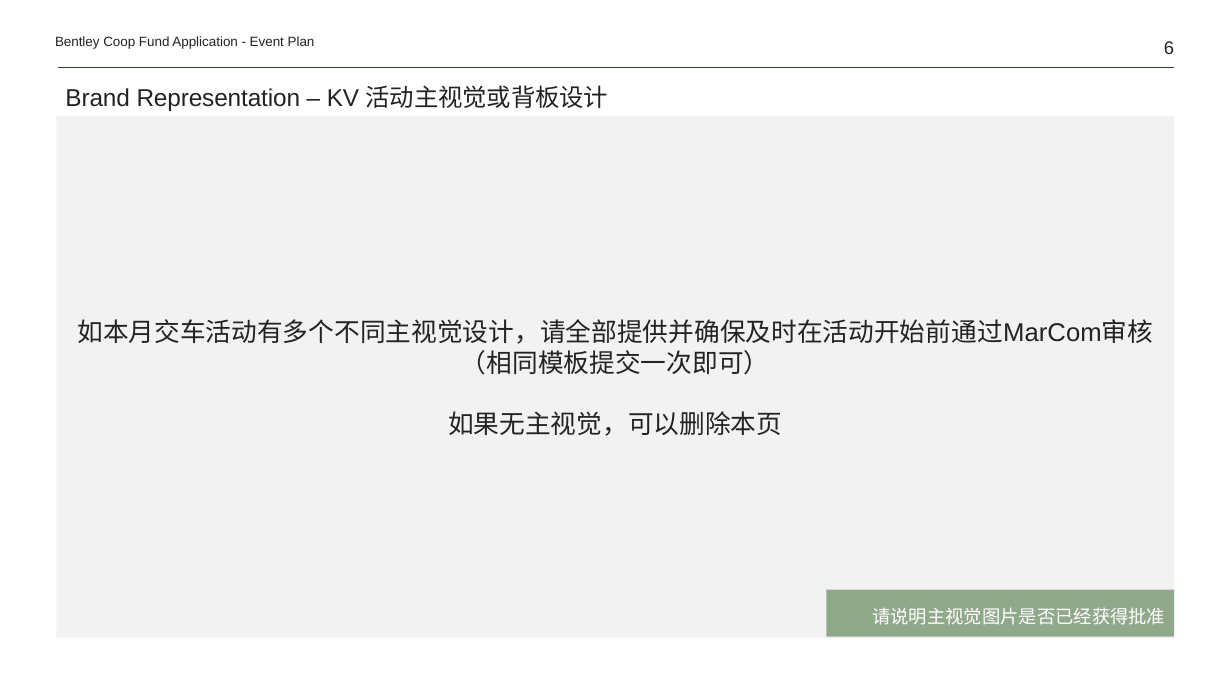
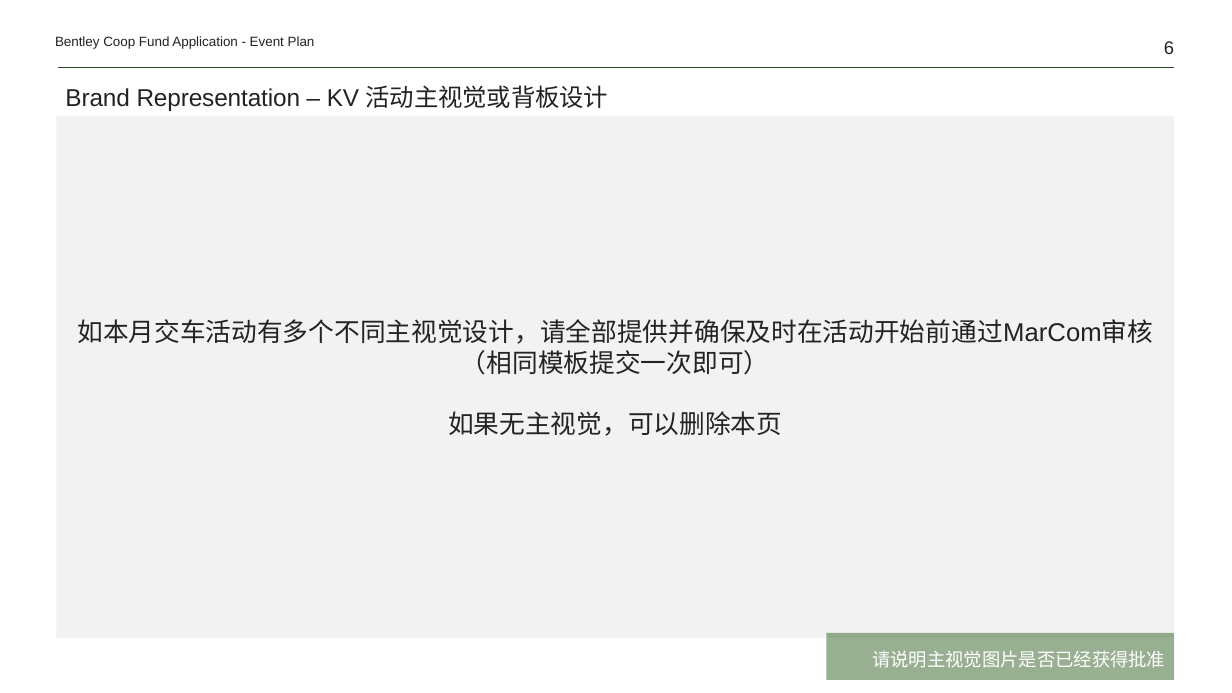
Before and after one commit to Yrtech-Tony/com.yrtech.Bentley.API.Upgrade, a slide deck: slide 6 of com.yrtech.bentleyAPI/com.yrtech.InventoryAPI/template/PlanHandOver.pptx. Drawn at 1232x693 pixels with LibreOffice and Linux fonts; fonts in the diff are those of the drawing. Boxes give left, top, right and bottom in pixels: in the first picture for what was removed or moved away, otherwise in the second. Text is boxed around its words. In the diff, an @@ line names an element or a change of style, - is before the commit and + after.

```diff
--- a/com.yrtech.bentleyAPI/com.yrtech.InventoryAPI/template/PlanHandOver.pptx
+++ b/com.yrtech.bentleyAPI/com.yrtech.InventoryAPI/template/PlanHandOver.pptx
@@ rectangle "请说明主视觉图片是否已经获得批准": place and size @@
-rectangle "请说明主视觉图片是否已经获得批准" at bbox=[826, 590, 1175, 637]
+rectangle "请说明主视觉图片是否已经获得批准" at bbox=[826, 633, 1175, 680]
```
Also in this commit, not shown: 6 other files.
